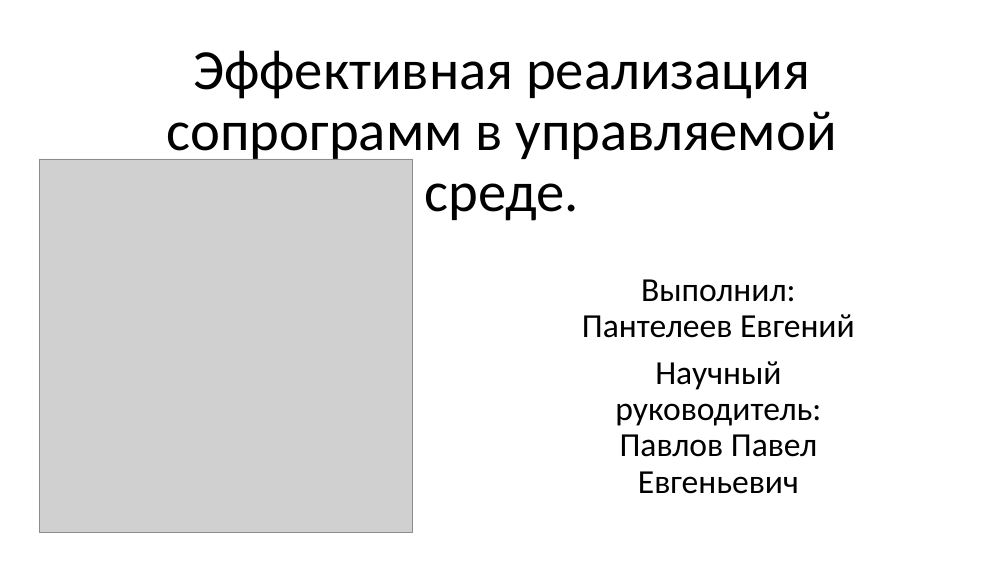
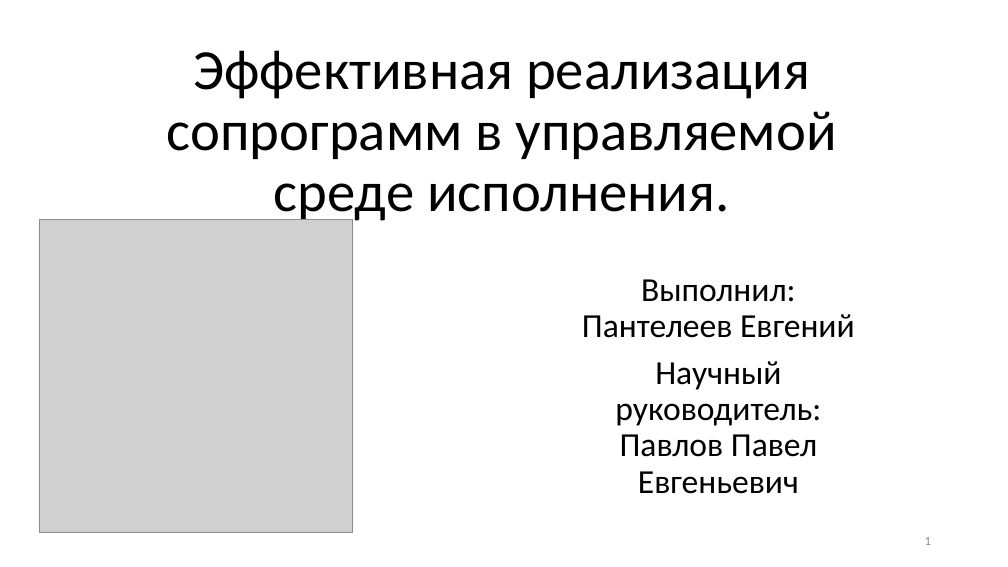
Before and after one commit to epanteleev/bachelor-s-degree, a slide deck: slide 1 of Эффективная реализация сопрограмм в управляемой среде.pptx. Drawn at 1008x567 pixels with LibreOffice and Linux fonts; fonts in the diff are those of the drawing; grey boxes stand for pictures. Boxes give left, top, right and bottom in pixels: in the first picture for what was removed or moved away, otherwise in the second. Text is boxed around its words. In the diff, an @@ line names an element or a change of style, - is before the commit and + after.

```diff
--- a/Эффективная реализация сопрограмм в управляемой среде.pptx
+++ b/Эффективная реализация сопрограмм в управляемой среде.pptx
@@ title at <box>167,50,836,225</box>: text changed @@
-Эффективная реализация сопрограмм в управляемой среде.
+Эффективная реализация сопрограмм в управляемой среде исполнения.
@@ picture: place and size @@
-picture at <box>39,159,413,532</box>
+picture at <box>39,219,352,532</box>
@@ page number added at <box>925,537,931,545</box>, 12 pt, text #8C8C8C @@
+1
```
Also in this commit, not shown: 9 other slides changed, 1 slide added, 1 slide removed.
